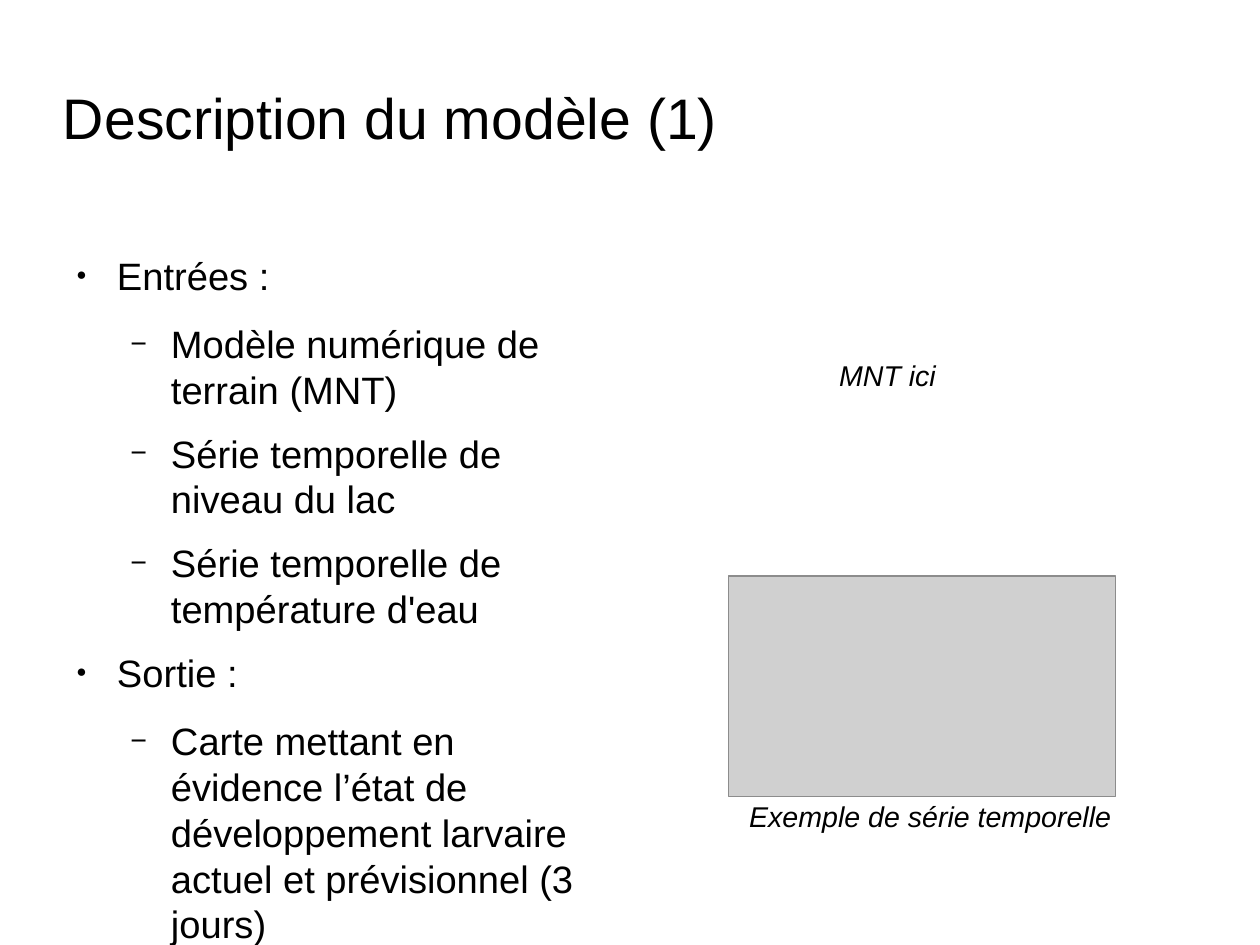
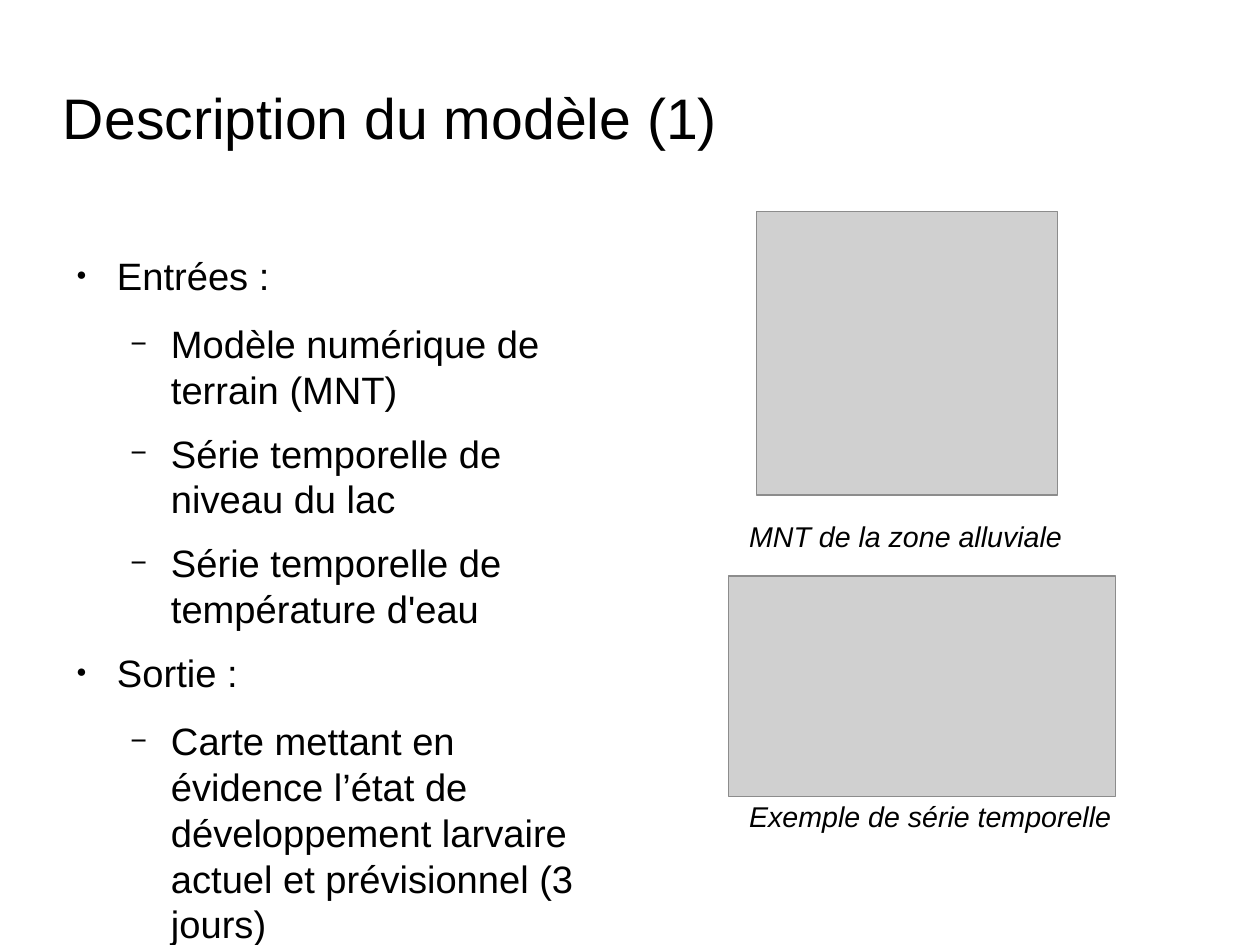
Before and after one commit to nesta7/designProject, a slide deck: slide 8 of presentation_6_juin_Broc.odp. Drawn at 1260x945 pixels with LibreOffice and Linux fonts; fonts in the diff are those of the drawing; grey boxes stand for pictures; background and template pictures are left out. Boxes give left, top, right and bottom in pixels: in the first picture for what was removed or moved away, otherwise in the second. Text is boxed around its words. In the diff, an @@ line names an element or a change of style, - is before the commit and + after.

```diff
--- a/presentation_6_juin_Broc.odp
+++ b/presentation_6_juin_Broc.odp
@@ picture added at <box>757,212,1058,495</box> @@
@@ text at <box>749,526,1062,548</box>: text changed @@
-MNT ici
+MNT de la zone alluviale
```
Also in this commit, not shown: 2 other slides changed, 1 slide added, 1 slide removed.
